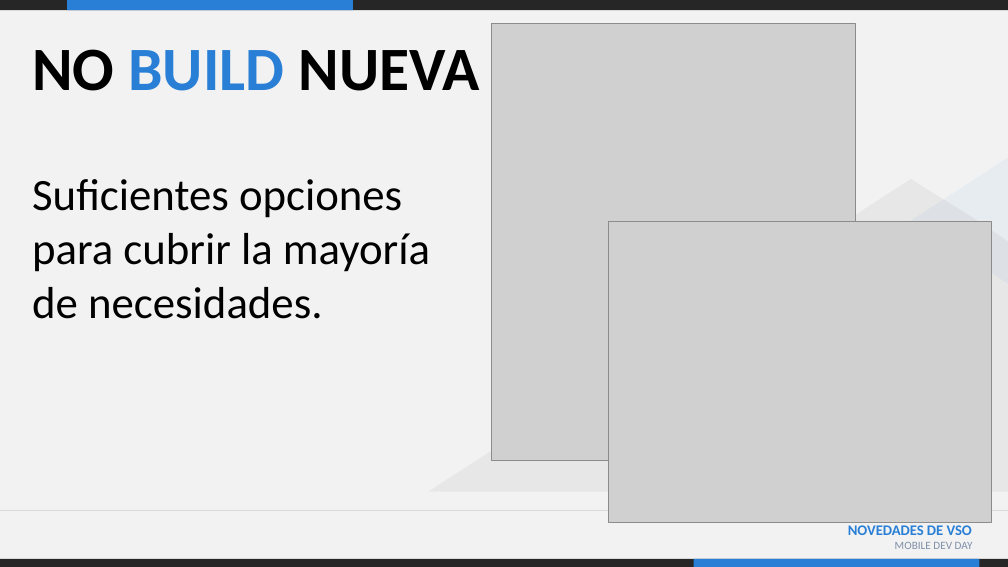
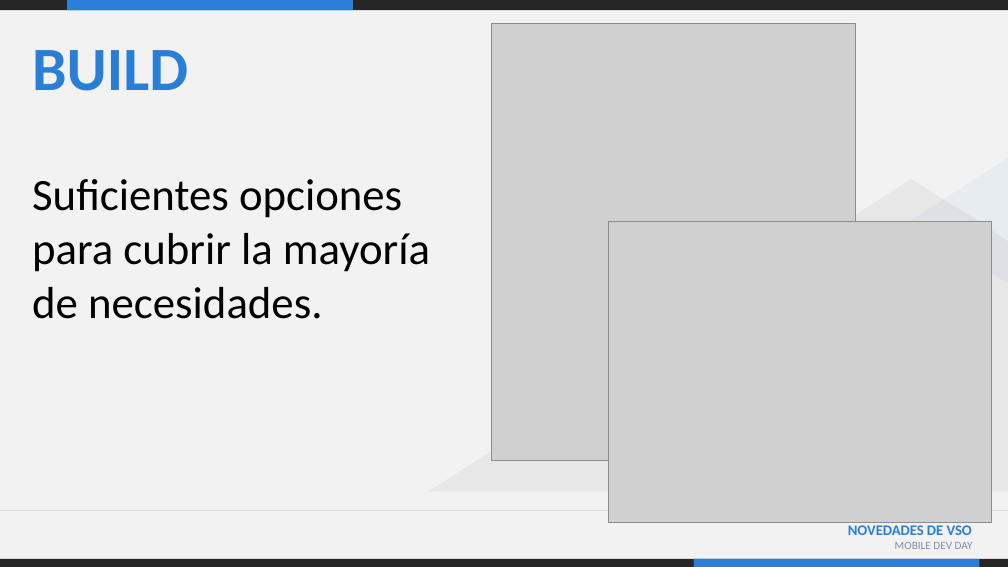
Before and after one commit to jsuarezruiz/Events, a slide deck: slide 23 of Mobile Dev Day/03. Novedades VSO.pptx (slide 26 before the commit). Drawn at 1008x567 pixels with LibreOffice and Linux fonts; fonts in the diff are those of the drawing; grey boxes stand for pictures. Boxes give left, top, right and bottom in pixels: in the first picture for what was removed or moved away, otherwise in the second. Text is boxed around its words. In the diff, an @@ line names an element or a change of style, - is before the commit and + after.

Commit message:
Changes in PPTX

```diff
--- a/Mobile Dev Day/03. Novedades VSO.pptx
+++ b/Mobile Dev Day/03. Novedades VSO.pptx
@@ title at (x1=32, y1=50, x2=188, y2=91): text changed; text colour #000000 to #297FD5 @@
-NO BUILD NUEVA
+BUILD
```
Also in this commit, not shown: 5 slides removed, 1 other file.
